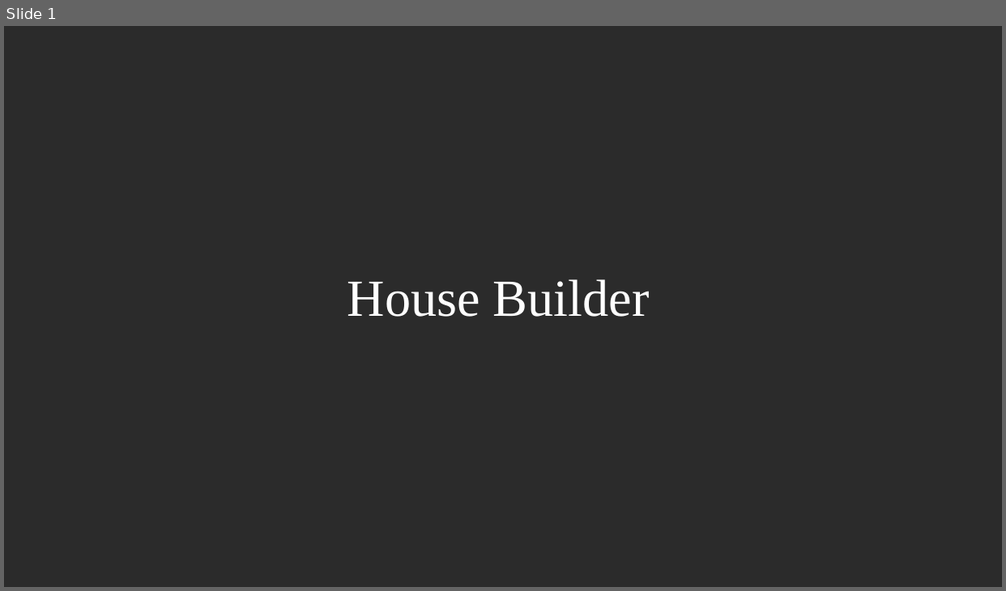
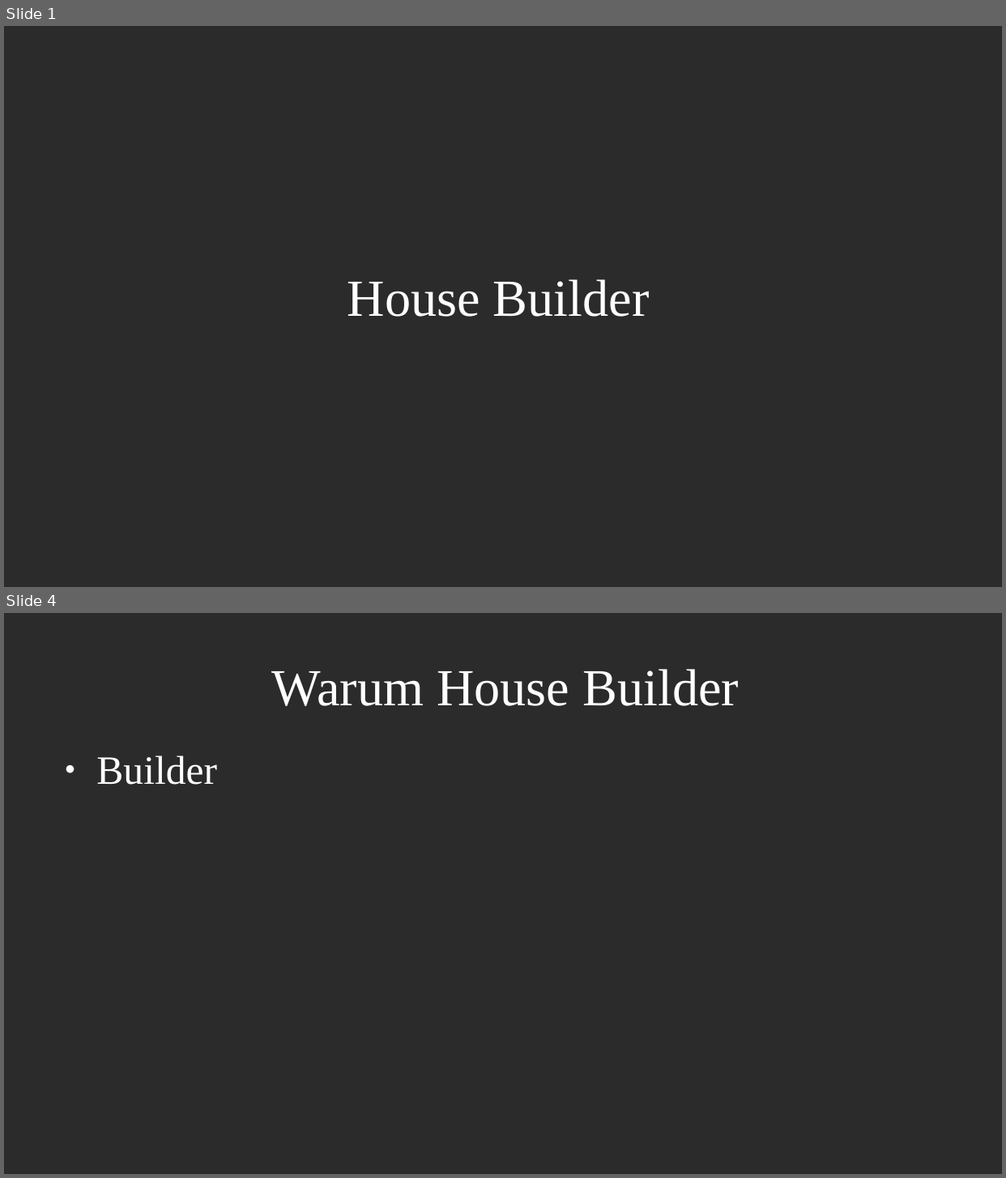
Before and after one commit to marexlife/Presentation, a slide deck: Builder.odp. Shown one above the other, each under a label of ours: slide 1 before the commit, slides 1 and 4 after it; the slides between them are not shown. The pictures are 1006x591 and 1006x1178 pixels, drawn with LibreOffice and Linux fonts; fonts in the diff are those of the drawing; background and template pictures are left out; a plain dark background stands for a picture behind light text. Boxes give left, top, right and bottom in pixels: in the first picture for what was removed or moved away, otherwise in the second. Text is boxed around its words. In the diff, an @@ line names an element or a change of style, - is before the commit and + after.

```diff
--- a/Builder.odp
+++ b/Builder.odp
@@ slide 4 added at (4, 613, 1002, 1174), background picture (left out) @@
@@ title added at (272, 669, 739, 706), 41.4 pt, text #FFFFFF @@
+Warum House Builder
@@ text added at (96, 756, 217, 785), 32 pt, text #FFFFFF @@
+● Builder
```
Also in this commit, not shown: 2 slides changed, 1 slide removed.
